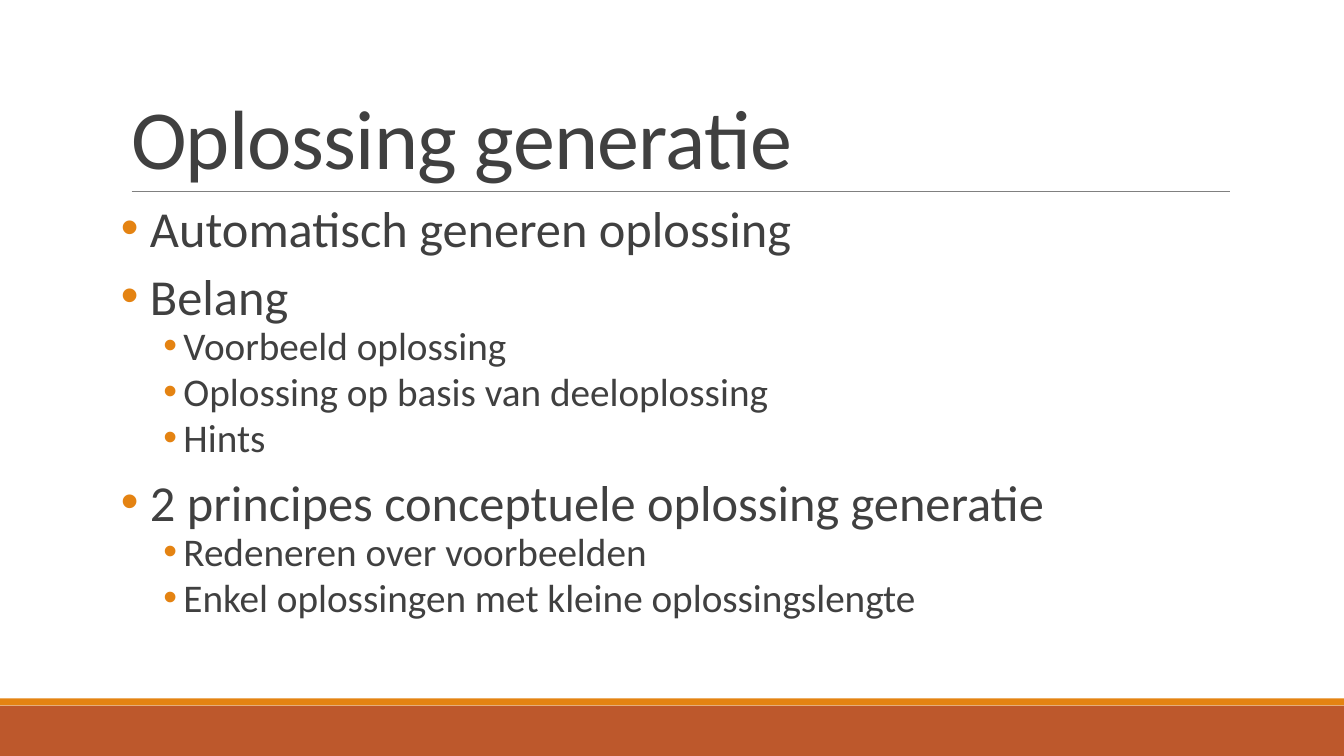
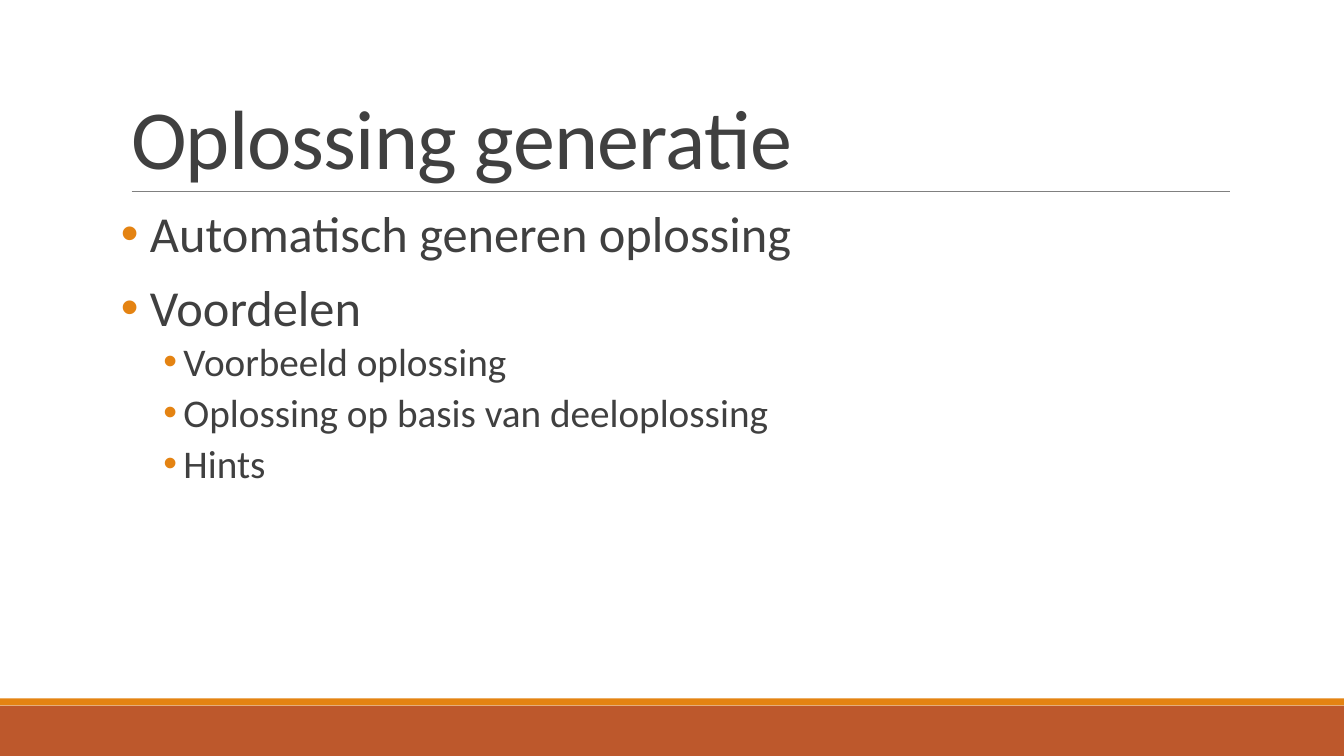
Before and after one commit to TomDeGroote/Bachelorproef, a slide deck: slide 9 of Opdracht 2/Literatuurstudie.pptx. Drawn at 1344x756 pixels with LibreOffice and Linux fonts; fonts in the diff are those of the drawing. Boxes give left, top, right and bottom in pixels: in the first picture for what was removed or moved away, otherwise in the second. Text is boxed around its words. In the diff, an @@ line names an element or a change of style, - is before the commit and + after.

```diff
--- a/Opdracht 2/Literatuurstudie.pptx
+++ b/Opdracht 2/Literatuurstudie.pptx
@@ text at bbox=[150, 217, 791, 479]: line spacing 0.8 to 0.9 @@
@@ text at bbox=[150, 291, 361, 327]: text changed @@
-• Belang
+• Voordelen
@@ text at bbox=[150, 486, 1044, 619]: paragraphs removed @@
-• 2 principes conceptuele oplossing generatie
-    • Redeneren over voorbeelden
-    • Enkel oplossingen met kleine oplossingslengte
```
Also in this commit, not shown: 7 other slides changed, 5 slides added, 5 slides removed.
